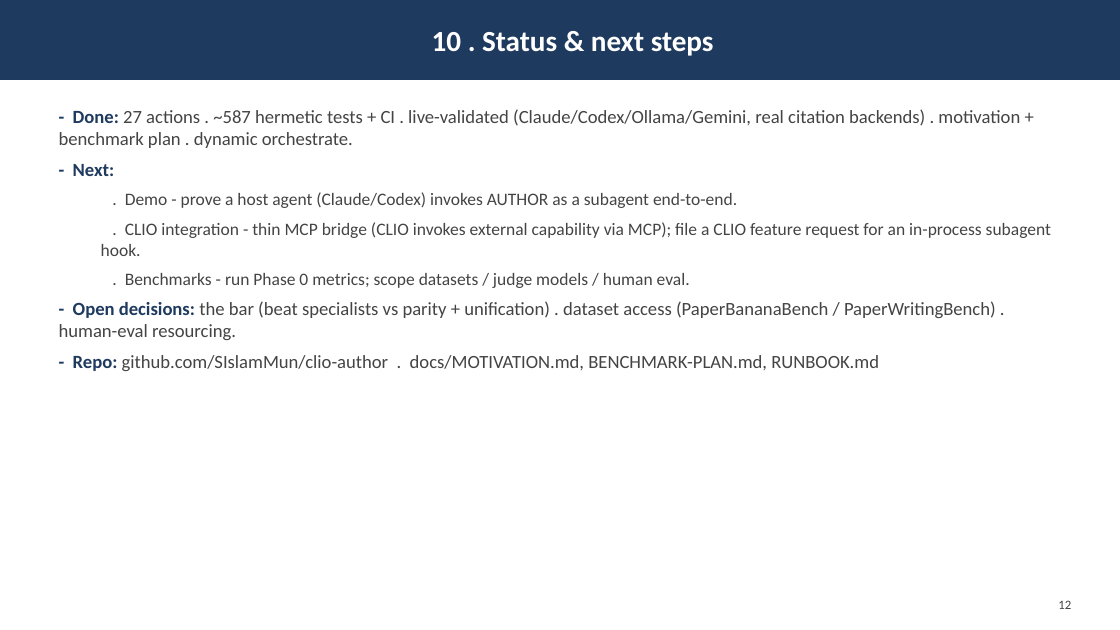
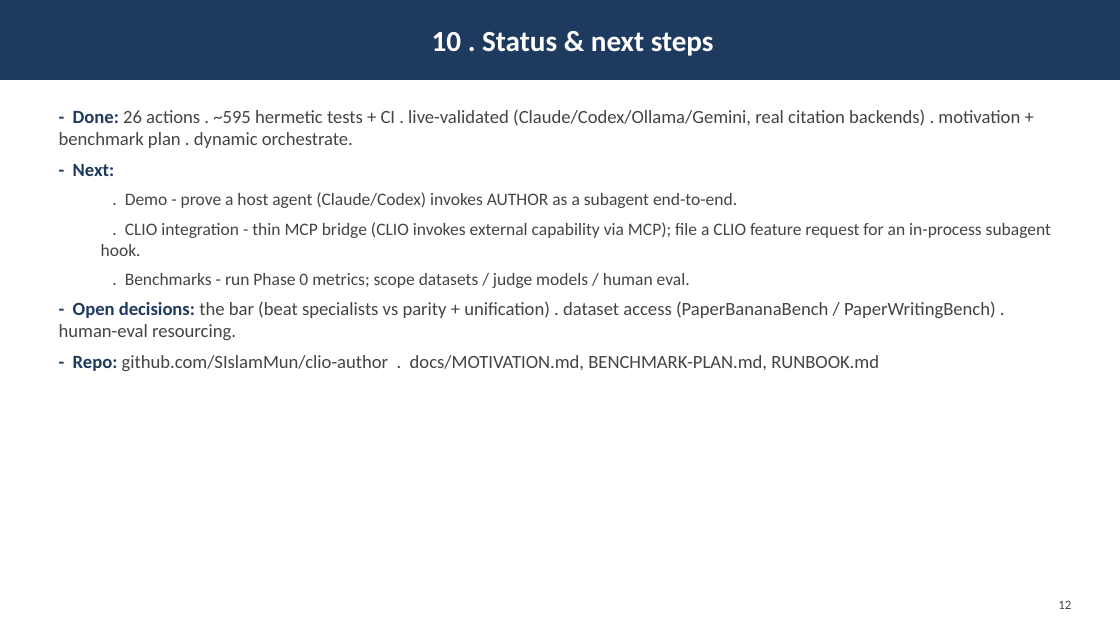
Before and after one commit to iowarp/clio-author, a slide deck: slide 13 of docs/AUTHOR.pptx. Drawn at 1120x630 pixels with LibreOffice and Linux fonts; fonts in the diff are those of the drawing. Boxes give left, top, right and bottom in pixels: in the first picture for what was removed or moved away, otherwise in the second. Text is boxed around its words. In the diff, an @@ line names an element or a change of style, - is before the commit and + after.

```diff
--- a/docs/AUTHOR.pptx
+++ b/docs/AUTHOR.pptx
@@ text at (59, 109, 1020, 148): text changed @@
-- Done: 27 actions . ~587 hermetic tests + CI . live-validated (Claude/Codex/Ollama/Gemini, real citation backends) . motivation + benchmark plan . dynamic orchestrate.
+- Done: 26 actions . ~595 hermetic tests + CI . live-validated (Claude/Codex/Ollama/Gemini, real citation backends) . motivation + benchmark plan . dynamic orchestrate.
```
Also in this commit, not shown: 3 other slides changed, 14 other files.
